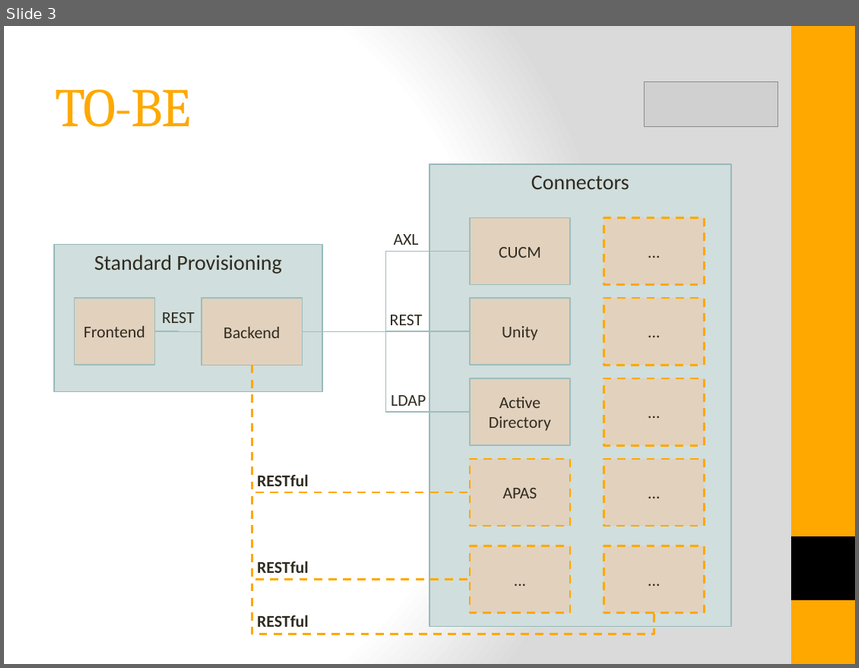
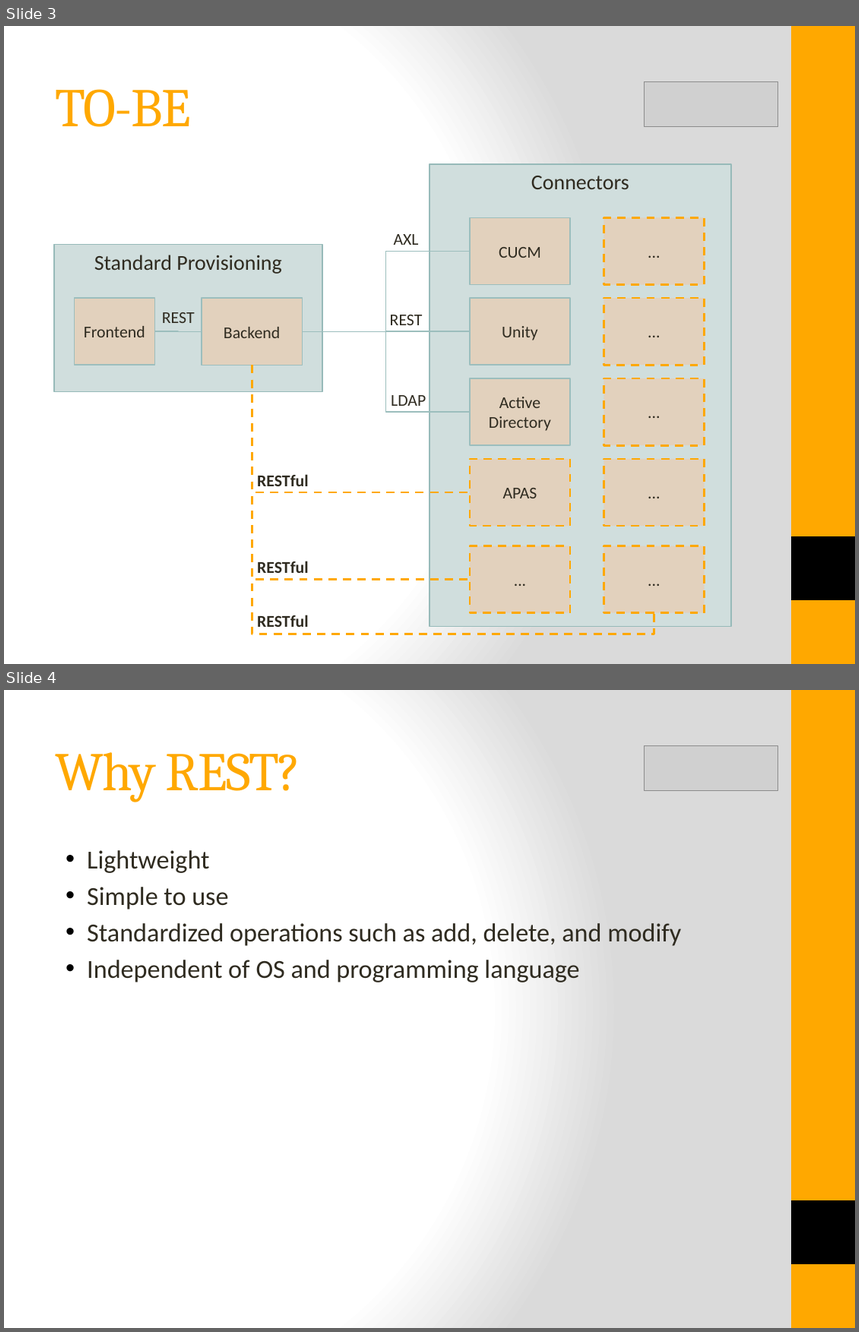
Before and after one commit to istibekesi/my-restful-api, a slide deck: doc/RESTful API Design.pptx. Shown one above the other, each under a label of ours: slide 3 before the commit, slides 3 and 4 after it. The pictures are 859x668 and 859x1332 pixels, drawn with LibreOffice and Linux fonts; fonts in the diff are those of the drawing; grey boxes stand for pictures. Boxes give left, top, right and bottom in pixels: in the first picture for what was removed or moved away, otherwise in the second. Text is boxed around its words. In the diff, an @@ line names an element or a change of style, - is before the commit and + after.

```diff
--- a/doc/RESTful API Design.pptx
+++ b/doc/RESTful API Design.pptx
@@ slide 4 added at <box>4,690,855,1328</box>, background gradient #FFFFFF to #DADADA; not listed: 2 template elements that a slide beside it also shows @@
@@ title added at <box>55,752,301,802</box>, 46 pt, text #FFA800 @@
+Why REST?
@@ picture added at <box>644,746,778,791</box> @@
@@ text added at <box>87,850,681,983</box>, 22 pt, text #2F2B20 @@
+• Lightweight
+• Simple to use
+• Standardized operations such as add, delete, and modify
+• Independent of OS and programming language
```
Also in this commit, not shown: 1 other slide added, 18 other files.
